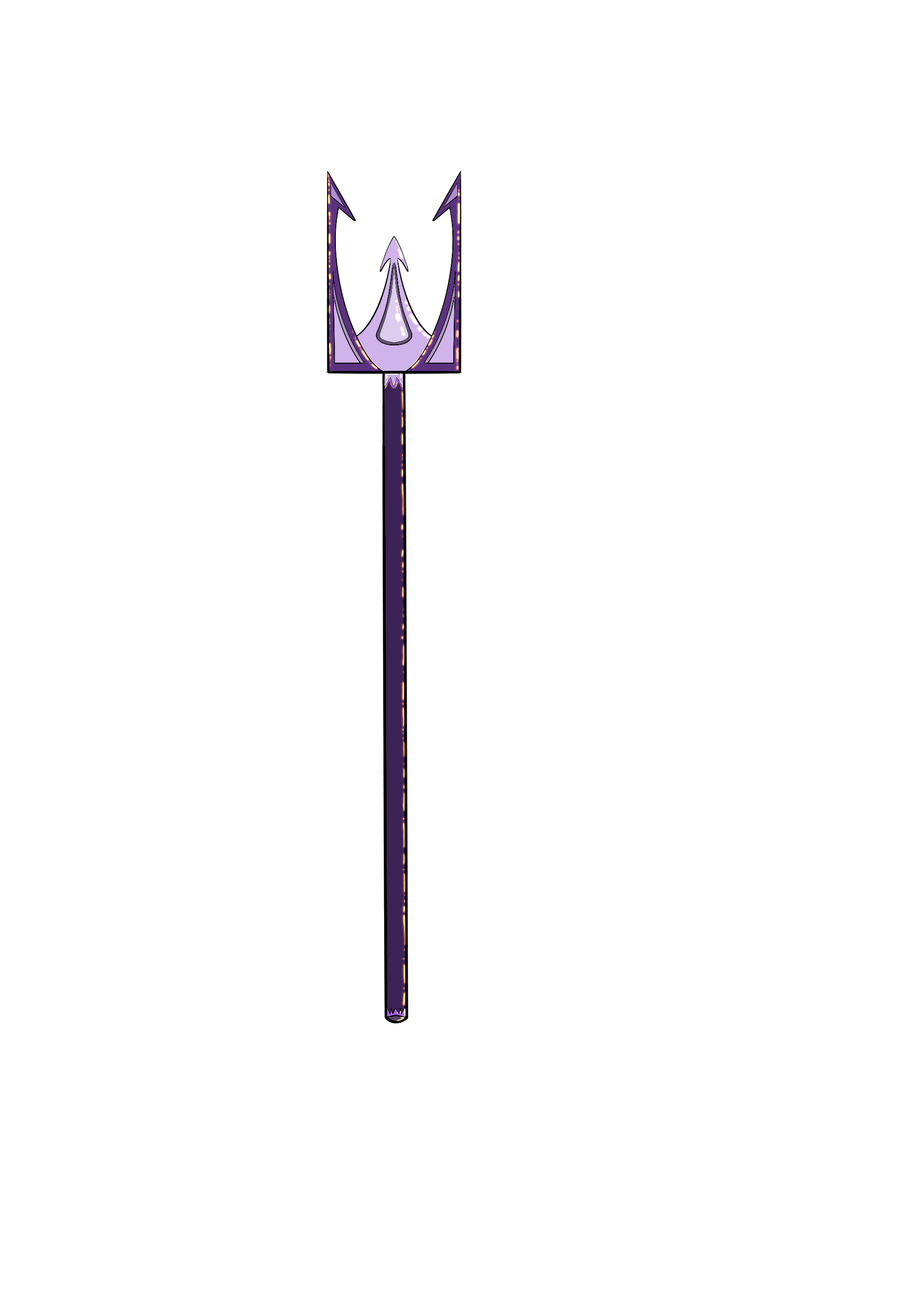
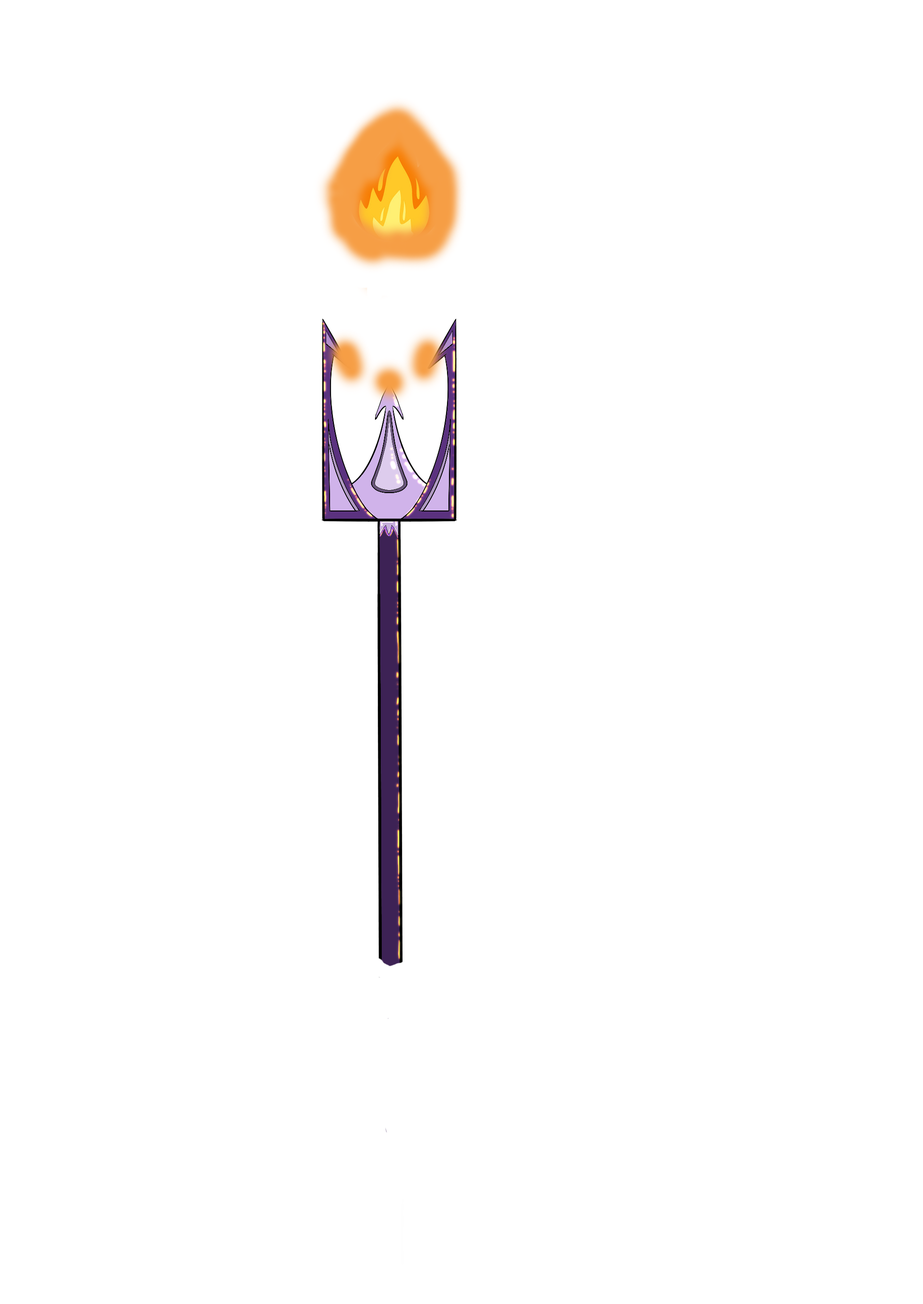
The second 923 x 1304 image is a revision of the first. Changes to its layers:
painted on "Layer 001" over [320, 170, 462, 1133]
added layer "Layer 2" over [315, 98, 467, 275]
